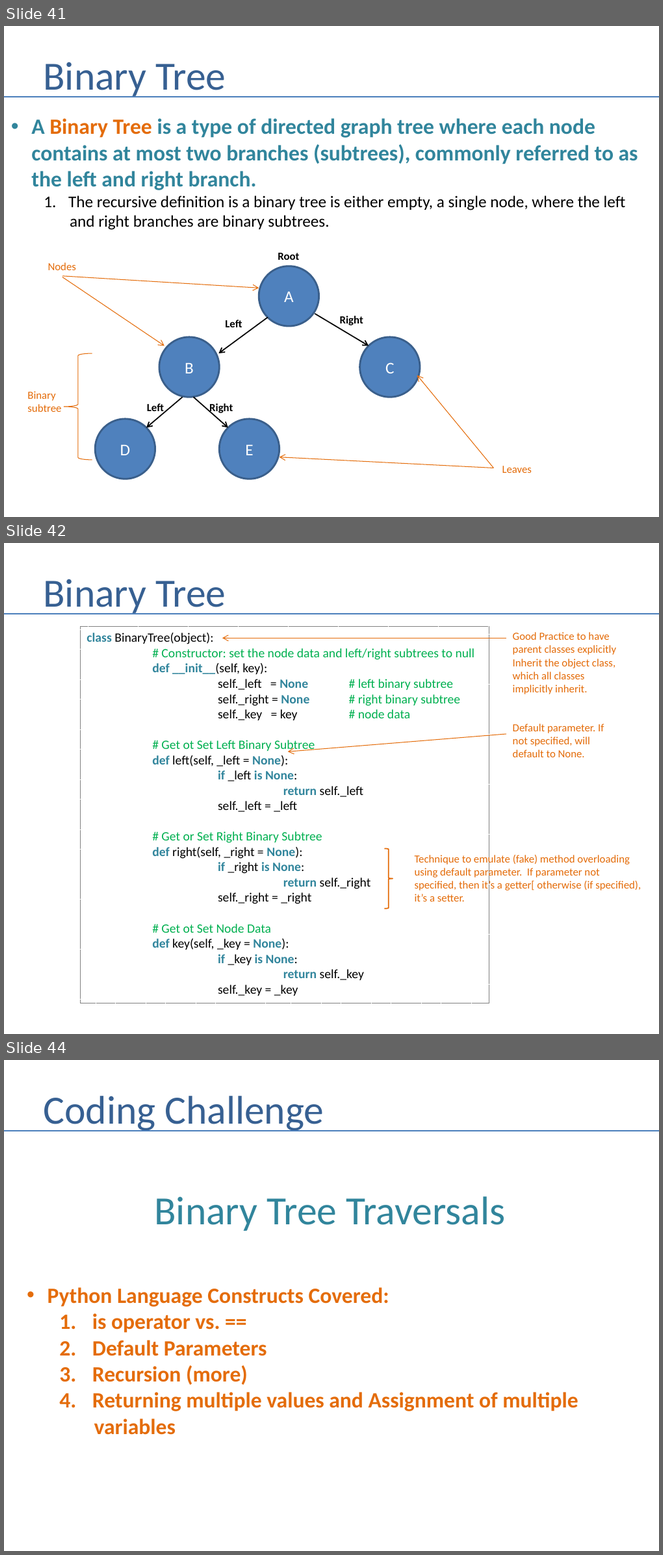
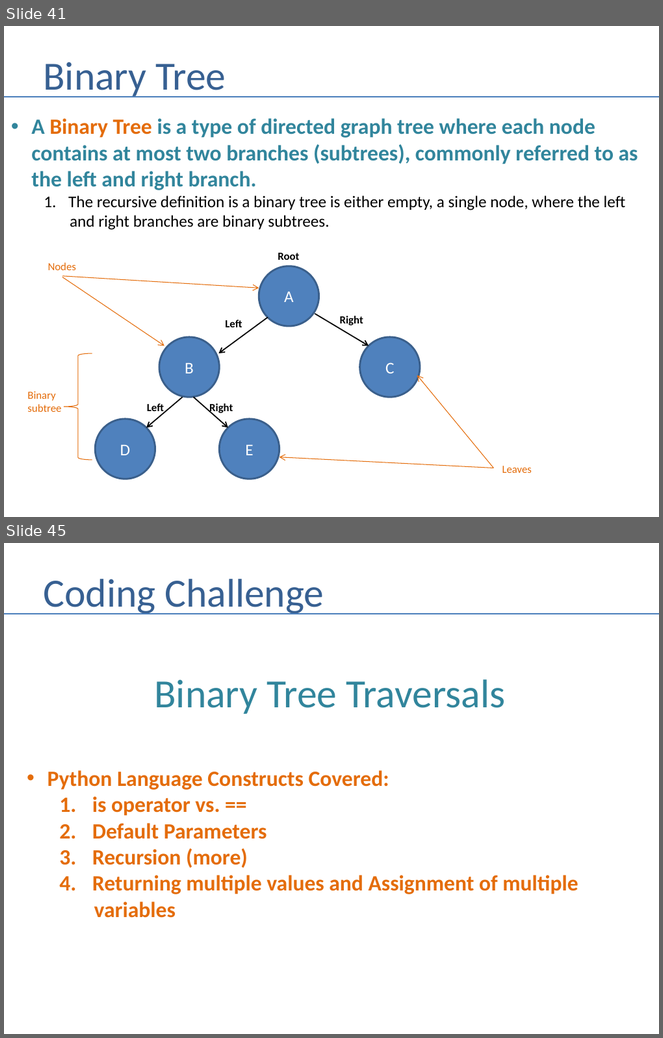
Before and after one commit to andrewferlitsch/Portland-Data-Science-Group, a slide deck: Presentations/Whiteboarding.pptx. Shown one above the other, each under a label of ours: slides 41, 42 and 44 before the commit, slides 41 and 45 after it; the slides between them are not shown. The pictures are 663x1555 and 663x1038 pixels, drawn with LibreOffice and Linux fonts; fonts in the diff are those of the drawing. Boxes give left, top, right and bottom in pixels: in the first picture for what was removed or moved away, otherwise in the second. Text is boxed around its words. In the diff, an @@ line names an element or a change of style, - is before the commit and + after.

Commit message:
update binary tree

```diff
--- a/Presentations/Whiteboarding.pptx
+++ b/Presentations/Whiteboarding.pptx
@@ slide 42 removed at (4, 543, 659, 1034), background #FFFFFF @@
@@ title removed at (43, 579, 226, 615) @@
-Binary Tree
@@ line removed from (4, 614) to (659, 614) @@
@@ rectangle removed at (81, 626, 490, 1004) @@
-class BinaryTree(object):
-# Constructor: set the node data and left/right subtrees to null
-def __init__(self, key):
-self._left = None # left binary subtree
-self._right = None # right binary subtree
-self._key = key # node data
-# Get ot Set Left Binary Subtree
-def left(self, _left = None):
-if _left is None:
-return self._left
-self._left = _left
-# Get or Set Right Binary Subtree
-def right(self, _right = None):
-if _right is None:
-return self._right
-self._right = _right
-# Get ot Set Node Data
-def key(self, _key = None):
-if _key is None:
-return self._key
-self._key = _key
@@ arrow removed from (506, 638) to (222, 638) @@
@@ text removed at (513, 632, 616, 694) @@
-Good Practice to have parent classes explicitly
-Inherit the object class,
-which all classes implicitly inherit.
@@ arrow removed from (506, 734) to (287, 752) @@
@@ text removed at (513, 724, 604, 757) @@
-Default parameter. If not specified, will default to None.
@@ left brace removed at (385, 849, 393, 909) @@
@@ text removed at (415, 854, 641, 902) @@
-Technique to emulate (fake) method overloading using default parameter. If parameter not specified, then it’s a getter[ otherwise (if specified), it’s a setter.
@@ what was slide 44 is now slide 45 @@
```
Also in this commit, not shown: 3 slides changed, 2 slides added.
